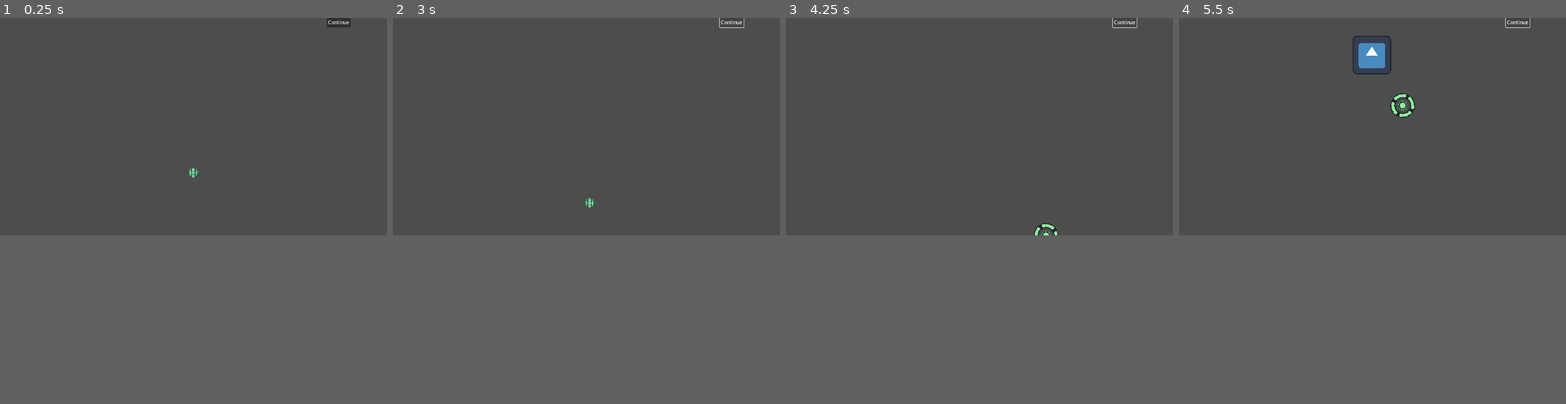
Above: before the commit, frames 1-4 (left to right).
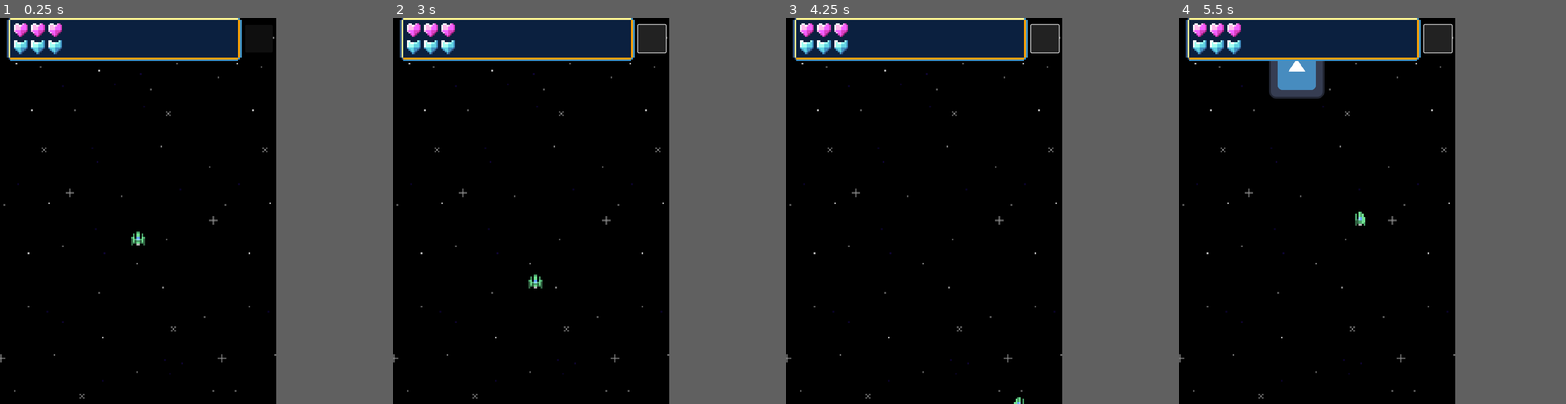
Above: after the commit, the same moments.

Repository: iIInfernoDashIi/null-course-project
Game: Godot game, scene res://scenes/level.tscn
Two runs of this game, one before a commit and one after it. Both use one fixed random seed, a clock stepped at 60 frames per second and the inputs below. The engine's default icon, where the game draws it, is replaced by a stand-in: a white triangle on a blue panel in a dark square.
Inputs (mouse positions are in pixels of both pictures, inside the frame that each line leads up to; where the layout moved, square brackets give the same spot in the first picture):
- Up to frame 1 (0.25 s): no input
- Up to frame 2 (3 s): click (756, 29) [733, 21] at 0.5 s; click (756, 29) [733, 21] at 1.25 s; tap Enter at 2 s; hold D (right) 2.03-2.78 s; hold Shift (slow) 2.03-2.78 s; tap Space at 2.75 s; hold S (down) from 2.78 s (still down); tap Shift (slow) at 2.85 s
- Up to frame 3 (4.25 s): release S (down) at 3.53 s; hold D (right) from 3.53 s (still down); hold Shift (slow) from 3.53 s (still down)
- Up to frame 4 (5.5 s): release D (right) at 4.28 s; release Shift (slow) at 4.28 s; hold W (up) 4.28-5.03 s; tap Shift (slow) at 4.35 s; hold A (left) from 5.03 s (still down); hold Shift (slow) from 5.03 s (still down)
In our replay, the window is 800x450 before the commit and 571x799 after it. These sizes can differ from the game's own. Grey fills any space a smaller window leaves; there, only what the larger window draws over its background counts as a difference.

The runs differ from the first frame. In frame 1, 40% of the frame differs, in the area x 0-91%, y 0-99%; in frame 2, 40%; in frame 3, 40%; in frame 4, 40%.

Commit message:
хпбар

Diff:
--- a/project.godot
+++ b/project.godot
@@ -17,8 +17,8 @@
 
 [display]
 
-window/size/viewport_width=1280
-window/size/viewport_height=720
+window/size/viewport_width=640
+window/size/viewport_height=896
 window/stretch/mode="canvas_items"
 
 [editor]
--- a/scenes/bullet.tscn
+++ b/scenes/bullet.tscn
@@ -8,16 +8,15 @@
 [node name="Bullet" type="Area2D"]
 script = ExtResource("1_e5c0f")
 
-[node name="CollisionShape" type="CollisionShape2D" parent="."]
-shape = SubResource("CircleShape2D_scbec")
-
 [node name="Sprite" type="Sprite2D" parent="."]
 scale = Vector2(0.15, 0.15)
 texture = ExtResource("2_3vwis")
 
+[node name="CollisionShape" type="CollisionShape2D" parent="."]
+shape = SubResource("CircleShape2D_scbec")
+
 [node name="LifeTime" type="Timer" parent="."]
 one_shot = true
 
-[connection signal="area_exited" from="." to="." method="_on_area_exited"]
-[connection signal="body_entered" from="." to="." method="_on_Bullet_body_entered"]
+[connection signal="body_entered" from="." to="." method="_on_body_entered"]
 [connection signal="timeout" from="LifeTime" to="." method="_on_life_time_timeout"]
--- a/scenes/level.tscn
+++ b/scenes/level.tscn
@@ -1,66 +1,130 @@
-[gd_scene load_steps=6 format=3 uid="uid://wcmta1qpuiha"]
+[gd_scene load_steps=13 format=3 uid="uid://b848y2eb8pqji"]
 
 [ext_resource type="Script" path="res://scripts/game.gd" id="1_le5m3"]
 [ext_resource type="PackedScene" uid="uid://c7xhqeiovp07s" path="res://scenes/player.tscn" id="2_qtv32"]
 [ext_resource type="Script" path="res://scripts/pause.gd" id="4_67tkd"]
+[ext_resource type="Texture2D" uid="uid://b62w7bkcfywx8" path="res://sprites/bg1.png" id="4_lsgb6"]
+[ext_resource type="Texture2D" uid="uid://ce6aj2gaissed" path="res://sprites/ui/panel.png" id="5_lk4yb"]
 [ext_resource type="PackedScene" uid="uid://bqnif3p7bxxff" path="res://scenes/bullet_spawner.tscn" id="5_rn1un"]
+[ext_resource type="Texture2D" uid="uid://q2fo0pxgrjhj" path="res://sprites/ui/heart.png" id="6_03x8i"]
+[ext_resource type="Texture2D" uid="uid://dub2ig6r2tkfq" path="res://sprites/ui/shield.png" id="7_xuu6b"]
 
-[sub_resource type="RectangleShape2D" id="RectangleShape2D_bcy48"]
-size = Vector2(640, 720)
+[sub_resource type="StyleBoxTexture" id="StyleBoxTexture_d4j6l"]
+texture = ExtResource("5_lk4yb")
+texture_margin_left = 2.0
+texture_margin_top = 2.0
+texture_margin_right = 2.0
+texture_margin_bottom = 2.0
+expand_margin_left = 2.0
+expand_margin_top = 1.0
+expand_margin_right = 2.0
+expand_margin_bottom = 1.0
+axis_stretch_horizontal = 1
+axis_stretch_vertical = 1
 
-[node name="game" type="Node"]
+[sub_resource type="GDScript" id="GDScript_8fnik"]
+resource_name = "hpbar"
+script/source = "extends TextureRect
+
+
+# Called when the node enters the scene tree for the first time.
+func _ready():
+	pass # Replace with function body.
+
+
+# Called every frame. 'delta' is the elapsed time since the previous frame.
+func _process(delta):
+	pass
+
+
+func _on_player_damaged(hp):
+	size.x = hp * 10
+	if hp == 0: hide()
+	print(\"a\")
+"
+
+[sub_resource type="InputEventAction" id="InputEventAction_l3jiy"]
+action = &"pause"
+
+[sub_resource type="Shortcut" id="Shortcut_julpb"]
+events = [SubResource("InputEventAction_l3jiy")]
+
+[node name="Game" type="Node2D"]
 process_mode = 1
 script = ExtResource("1_le5m3")
 packed_scene = ExtResource("5_rn1un")
 
+[node name="Level" type="Node2D" parent="."]
+show_behind_parent = true
+
+[node name="BackGround" type="Sprite2D" parent="Level"]
+position = Vector2(320, 384)
+scale = Vector2(4, 4)
+texture = ExtResource("4_lsgb6")
+
+[node name="Player" parent="Level" instance=ExtResource("2_qtv32")]
+position = Vector2(320, 512)
+
 [node name="Control" type="Control" parent="."]
 process_mode = 3
-top_level = true
+z_index = 1
 layout_mode = 3
-anchors_preset = 15
-anchor_right = 1.0
+anchors_preset = 9
 anchor_bottom = 1.0
-grow_horizontal = 2
+offset_right = 640.0
+offset_bottom = 896.0
 grow_vertical = 2
 metadata/_edit_lock_ = true
 
-[node name="Control" type="Control" parent="Control"]
+[node name="Panel" type="Panel" parent="Control"]
+layout_mode = 0
+offset_left = 24.0
+offset_right = 156.0
+offset_bottom = 24.0
+scale = Vector2(4, 4)
+theme_override_styles/panel = SubResource("StyleBoxTexture_d4j6l")
+
+[node name="HpBar" type="TextureRect" parent="Control/Panel"]
+layout_mode = 0
+offset_left = 2.0
+offset_top = 3.0
+offset_right = 32.0
+offset_bottom = 11.0
+texture = ExtResource("6_03x8i")
+stretch_mode = 1
+script = SubResource("GDScript_8fnik")
+
+[node name="HpBar2" type="TextureRect" parent="Control/Panel"]
+layout_mode = 0
+offset_left = 2.0
+offset_top = 13.0
+offset_right = 32.0
+offset_bottom = 21.0
+texture = ExtResource("7_xuu6b")
+stretch_mode = 1
+
+[node name="PauseButton" type="Button" parent="Control"]
 layout_mode = 1
-anchors_preset = 11
+anchors_preset = 1
 anchor_left = 1.0
 anchor_right = 1.0
-anchor_bottom = 1.0
-offset_left = -320.0
+offset_left = -72.0
+offset_top = 16.0
+offset_right = -8.0
+offset_bottom = 80.0
 grow_horizontal = 0
-grow_vertical = 2
-
-[node name="PauseButton" type="Button" parent="Control/Control"]
-layout_mode = 1
-anchors_preset = 5
-anchor_left = 0.5
-anchor_right = 0.5
-offset_left = -39.5
-offset_right = 39.5
-offset_bottom = 31.0
-grow_horizontal = 2
 size_flags_horizontal = 4
+size_flags_vertical = 0
 action_mode = 0
-text = "Continue"
+shortcut = SubResource("Shortcut_julpb")
+text = "
+"
 script = ExtResource("4_67tkd")
-
-[node name="LevelBoundaries" type="Area2D" parent="."]
-position = Vector2(320, 0)
-
-[node name="CollisionShape" type="CollisionShape2D" parent="LevelBoundaries"]
-position = Vector2(320, 360)
-shape = SubResource("RectangleShape2D_bcy48")
-
-[node name="Player" parent="." instance=ExtResource("2_qtv32")]
-position = Vector2(640, 512)
 
 [node name="EnemyTimer" type="Timer" parent="."]
 wait_time = 3.0
 autostart = true
 
-[connection signal="pressed" from="Control/Control/PauseButton" to="." method="_on_pause_button_pressed"]
+[connection signal="damaged" from="Level/Player" to="Control/Panel/HpBar" method="_on_player_damaged"]
+[connection signal="pressed" from="Control/PauseButton" to="Control/PauseButton" method="_on_pressed"]
 [connection signal="timeout" from="EnemyTimer" to="." method="_on_enemy_timer_timeout"]
--- a/scenes/player.tscn
+++ b/scenes/player.tscn
@@ -1,8 +1,7 @@
-[gd_scene load_steps=9 format=3 uid="uid://c7xhqeiovp07s"]
+[gd_scene load_steps=7 format=3 uid="uid://c7xhqeiovp07s"]
 
 [ext_resource type="Script" path="res://scripts/player.gd" id="1_5mksx"]
 [ext_resource type="Texture2D" uid="uid://co4rp103o5io6" path="res://sprites/player.png" id="2_6ddjp"]
-[ext_resource type="Texture2D" uid="uid://c35v4tby34nql" path="res://sprites/hitbox.png" id="3_o8y26"]
 
 [sub_resource type="Animation" id="Animation_cvjbc"]
 resource_name = "immune"
@@ -11,31 +10,14 @@
 tracks/0/type = "value"
 tracks/0/imported = false
 tracks/0/enabled = true
-tracks/0/path = NodePath("Sprite:modulate")
+tracks/0/path = NodePath(".:visible")
 tracks/0/interp = 1
 tracks/0/loop_wrap = true
 tracks/0/keys = {
 "times": PackedFloat32Array(0, 0.1),
 "transitions": PackedFloat32Array(1, 1),
 "update": 1,
-"values": [Color(1, 1, 1, 0), Color(1, 1, 1, 1)]
-}
-
-[sub_resource type="Animation" id="Animation_ln3a1"]
-resource_name = "hitbox_rotate"
-length = 1.5
-loop_mode = 1
-tracks/0/type = "value"
-tracks/0/imported = false
-tracks/0/enabled = true
-tracks/0/path = NodePath(".:rotation")
-tracks/0/interp = 1
-tracks/0/loop_wrap = true
-tracks/0/keys = {
-"times": PackedFloat32Array(0, 1.5),
-"transitions": PackedFloat32Array(1, 1),
-"update": 0,
-"values": [0.0, 3.14159]
+"values": [true, false]
 }
 
 [sub_resource type="Animation" id="Animation_a2psa"]
@@ -57,12 +39,11 @@
 [sub_resource type="AnimationLibrary" id="AnimationLibrary_60nqh"]
 _data = {
 "blink": SubResource("Animation_cvjbc"),
-"hitbox_rotate": SubResource("Animation_ln3a1"),
 "none": SubResource("Animation_a2psa")
 }
 
 [sub_resource type="RectangleShape2D" id="RectangleShape2D_6sk2r"]
-size = Vector2(2, 2)
+size = Vector2(8, 8)
 
 [node name="Player" type="CharacterBody2D"]
 scale = Vector2(4, 4)
@@ -72,28 +53,16 @@
 [node name="Sprite" type="Sprite2D" parent="."]
 position = Vector2(-9.53674e-07, -9.53674e-07)
 texture = ExtResource("2_6ddjp")
+hframes = 3
+frame = 1
 
-[node name="AnimationPlayer" type="AnimationPlayer" parent="."]
+[node name="Animation" type="AnimationPlayer" parent="."]
 libraries = {
 "": SubResource("AnimationLibrary_60nqh")
 }
 
-[node name="BulletCollision" type="CollisionShape2D" parent="."]
+[node name="Collision" type="CollisionShape2D" parent="."]
 shape = SubResource("RectangleShape2D_6sk2r")
-
-[node name="CollisionSprite" type="Sprite2D" parent="BulletCollision"]
-visible = false
-position = Vector2(9.53674e-07, 9.53674e-07)
-rotation = 0.356499
-scale = Vector2(0.585, 0.585)
-texture = ExtResource("3_o8y26")
-
-[node name="AnimationCollision" type="AnimationPlayer" parent="BulletCollision"]
-root_node = NodePath("../CollisionSprite")
-reset_on_save = false
-libraries = {
-"": SubResource("AnimationLibrary_60nqh")
-}
 
 [node name="ImmunityTimer" type="Timer" parent="."]
 one_shot = true
--- a/scripts/bullet.gd
+++ b/scripts/bullet.gd
@@ -16,7 +16,7 @@
 	position += velocity.rotated(rotation) * speed * delta
 
 
-func _on_Bullet_body_entered(body):
+func _on_body_entered(body):
 	if body.name == "Player":
 		body.take_damage()
 		queue_free()
@@ -24,12 +24,3 @@
 
 func _on_life_time_timeout():
 	queue_free()
-
-
-func _on_bullet_area_exited(area):
-	pass # Replace with function body.
-
-
-func _on_area_exited(area):
-	if area.name == "LevelBoundaries":
-		queue_free()
--- a/scripts/game.gd
+++ b/scripts/game.gd
@@ -1,19 +1,15 @@
 extends Node
 
+
 @export var packed_scene: PackedScene
-@onready var boundStartX = $LevelBoundaries.position.x
-@onready var boundEndX = boundStartX + $LevelBoundaries/CollisionShape.position.x * 2
+
 
 func _ready():
 	pass
 
 
-func _on_pause_button_pressed():
-	get_tree().paused = not(get_tree().paused)
-
-
 func _on_enemy_timer_timeout():
 	var spawner = packed_scene.instantiate()
-	spawner.position = Vector2(randi_range(boundStartX,boundEndX), 0)
+	spawner.position = Vector2(randi_range(0,640), 0)
 	spawner.currentRotaion = -36
-	add_child(spawner)
+	$Level.add_child(spawner)
--- a/scripts/pause.gd
+++ b/scripts/pause.gd
@@ -1,10 +1,5 @@
 extends Node
 
 
-func _ready():
-	pass # Replace with function body.
-
-
-func _process(delta):
-	if Input.is_action_just_pressed("pause"):
-		get_tree().paused = not(get_tree().paused)
+func _on_pressed():
+	get_tree().paused = not(get_tree().paused)
--- a/scripts/player.gd
+++ b/scripts/player.gd
@@ -1,45 +1,42 @@
 extends CharacterBody2D
+
 
 @export var speed: int = 600
 @export var start_hp: int = 3
 @export var immunity_frames: int = 60
 @onready var hp := start_hp
 
-@onready var boundStartX = $"../LevelBoundaries".position.x
-@onready var boundEndX = boundStartX + $"../LevelBoundaries/CollisionShape".position.x * 2
-@onready var boundStartY = $"../LevelBoundaries".position.y
-@onready var boundEndY = boundStartY + $"../LevelBoundaries/CollisionShape".position.y * 2
+signal damaged(hp: int)
 
 
 func _ready():
 	$ImmunityTimer.wait_time = immunity_frames/60.0
-
-	$AnimationPlayer.play("none")
-	$BulletCollision/AnimationCollision.play("hitbox_rotate")
+	$Animation.play("none")
 
 
 func _process(delta):
 	velocity = Input.get_vector("left", "right", "up", "down").normalized()
-
-	$BulletCollision/CollisionSprite.hide()
 	if Input.is_action_pressed("slow"):
 		velocity *= 0.5
-		$BulletCollision/CollisionSprite.show()
+
+
+	if (velocity.x < 0): $Sprite.frame = 0
+	elif (velocity.x > 0): $Sprite.frame = 2
+	else: $Sprite.frame = 1
 
 	move_and_collide(velocity * speed * delta)
-	position = Vector2(clamp(position.x, boundStartX, boundEndX), clamp(position.y, boundStartY, boundEndY))
+	position = Vector2(clamp(position.x, 0, 640), clamp(position.y, 96, 896))
 
 
 func take_damage():
 	if $ImmunityTimer.is_stopped():
-		print("!!!")
 		hp -= 1
+		damaged.emit(hp)
 		if (hp == 0):
 			queue_free()
-		$AnimationPlayer.play("blink")
-		$ImmunityTimer.start()
-
+			$ImmunityTimer.start()
+		$Animation.play("blink")
 
 
 func _on_immunity_timer_timeout():
-	$AnimationPlayer.play("none")
+	$Animation.play("none")
Binary file added: assets/SpaceShooterAssetPack_BackGrounds.png
Not shown, added: assets/SpaceShooterAssetPack_BackGrounds.png.import
Binary file added: assets/SpaceShooterAssetPack_Characters.png
Not shown, added: assets/SpaceShooterAssetPack_Characters.png.import
Binary file added: assets/SpaceShooterAssetPack_IU.png
Not shown, changed: assets/SpaceShooterAssetPack_IU.png.import
Binary file added: assets/SpaceShooterAssetPack_Miscellaneous.png
Not shown, added: assets/SpaceShooterAssetPack_Miscellaneous.png.import
Binary file added: assets/SpaceShooterAssetPack_Projectiles.png
Not shown, added: assets/SpaceShooterAssetPack_Projectiles.png.import
Binary file added: assets/SpaceShooterAssetPack_Ships.png
Not shown, added: assets/SpaceShooterAssetPack_Ships.png.import
(and 19 more such lines)
